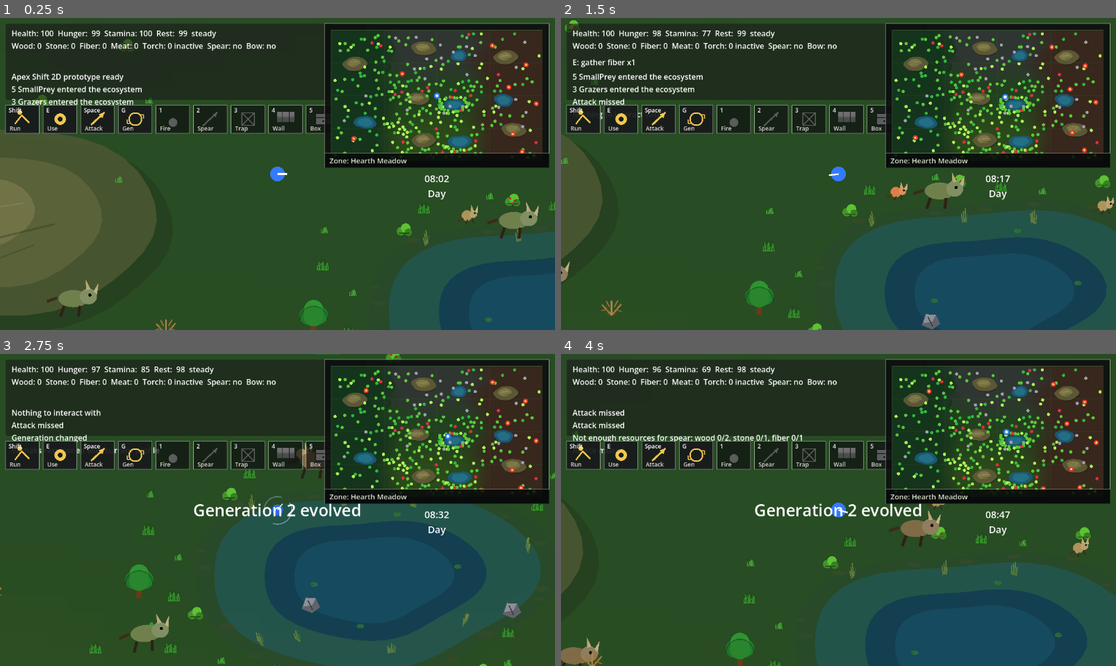
Above: before the commit, frames 1-4 (two rows, left to right).
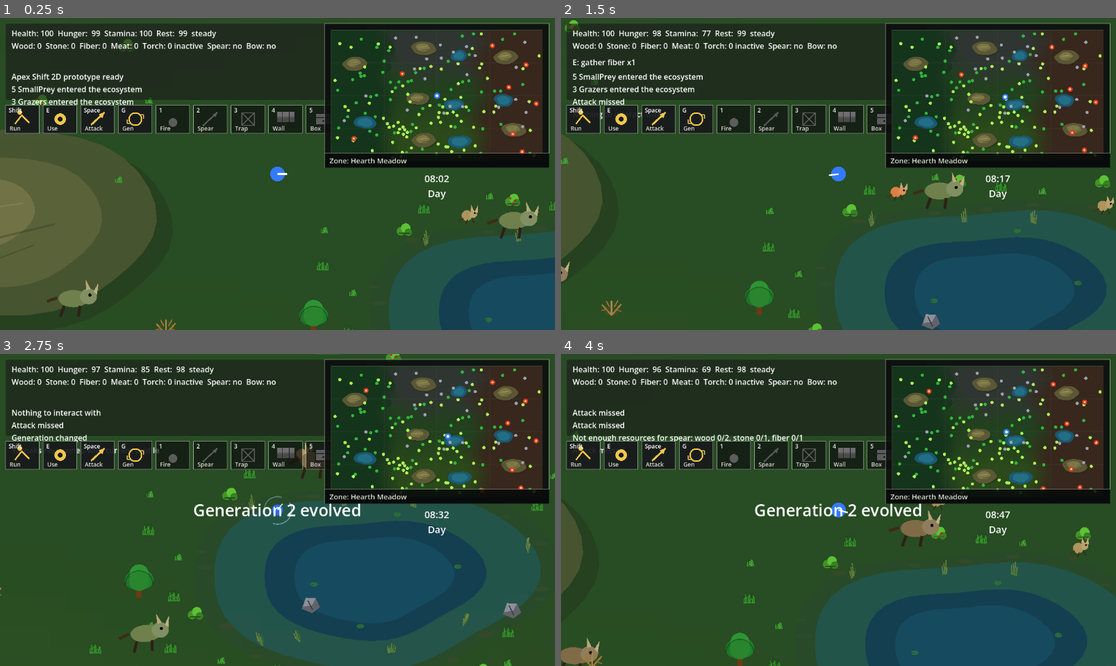
Above: after the commit, the same moments.

Repository: krisstoof/apex-shift-2d
Game: Godot game, scene res://scenes/main.tscn
Two runs of this game, one before a commit and one after it. Both use one fixed random seed, a clock stepped at 60 frames per second and the inputs below.
Inputs (mouse positions are in pixels of both pictures, inside the frame that each line leads up to):
- Up to frame 1 (0.25 s): no input
- Up to frame 2 (1.5 s): tap Enter at 0.5 s; move the mouse to (960, 158) at 0.52 s; hold D (move_right) 0.53-1.28 s; hold Shift 0.53-1.28 s; click (960, 158) at 0.67 s; tap Space at 0.77 s; move the mouse to (727, 189) at 1.27 s; hold S (move_down) from 1.28 s (still down); tap E at 1.35 s
- Up to frame 3 (2.75 s): tap Space at 1.52 s; move the mouse to (333, 441) at 2.02 s; release S (move_down) at 2.03 s; hold D (move_right) from 2.03 s (still down); tap G at 2.1 s
- Up to frame 4 (4 s): move the mouse to (810, 572) at 2.77 s; release D (move_right) at 2.78 s; hold W (move_up) 2.78-3.53 s; tap 1 at 2.85 s; click (810, 572) at 2.92 s; tap Space at 3.02, 3.77 s; move the mouse to (1005, 556) at 3.52 s; hold A (move_left) from 3.53 s (still down); tap 2 at 3.6 s

The runs differ from the first frame. In frame 1, 0.8% of the frame differs, in the area x 60-97%, y 4-44%; in frame 2, 0.8%; in frame 3, 0.8%; in frame 4, 0.8%.

Commit message:
feature/#92 Hide non-interactive vegetation from maps

Diff:
--- a/scripts/ui/map_screen.gd
+++ b/scripts/ui/map_screen.gd
@@ -148,8 +148,20 @@
 
 func _draw_resources(map_rect: Rect2) -> void:
 	for resource in get_tree().get_nodes_in_group("resources"):
-		if is_instance_valid(resource):
-			draw_circle(_world_to_map(resource.global_position, map_rect), 3.0, _get_resource_color(resource))
+		if not is_instance_valid(resource):
+			continue
+		if not _should_draw_resource_on_map(resource):
+			continue
+		draw_circle(_world_to_map(resource.global_position, map_rect), 3.0, _get_resource_color(resource))
+
+
+func _should_draw_resource_on_map(resource: Node) -> bool:
+	var resource_kind := str(resource.get("resource_kind"))
+	if resource_kind in ["grass_patch", "dense_grass", "berry_bush"]:
+		return false
+	if resource.get("player_harvestable") == false:
+		return false
+	return true
 
 
 func _draw_landmarks(map_rect: Rect2) -> void:
--- a/scripts/ui/minimap.gd
+++ b/scripts/ui/minimap.gd
@@ -277,8 +277,19 @@
 	for resource in get_tree().get_nodes_in_group("resources"):
 		if not is_instance_valid(resource):
 			continue
+		if not _should_draw_resource_on_minimap(resource):
+			continue
 		var color := _get_resource_color(resource)
 		draw_circle(_world_to_map(resource.global_position, content_rect), 3.3, color)
+
+
+func _should_draw_resource_on_minimap(resource: Node) -> bool:
+	var resource_kind := str(resource.get("resource_kind"))
+	if resource_kind in ["grass_patch", "dense_grass", "berry_bush"]:
+		return false
+	if resource.get("player_harvestable") == false:
+		return false
+	return true
 
 
 func _draw_varnaks(content_rect: Rect2) -> void:
